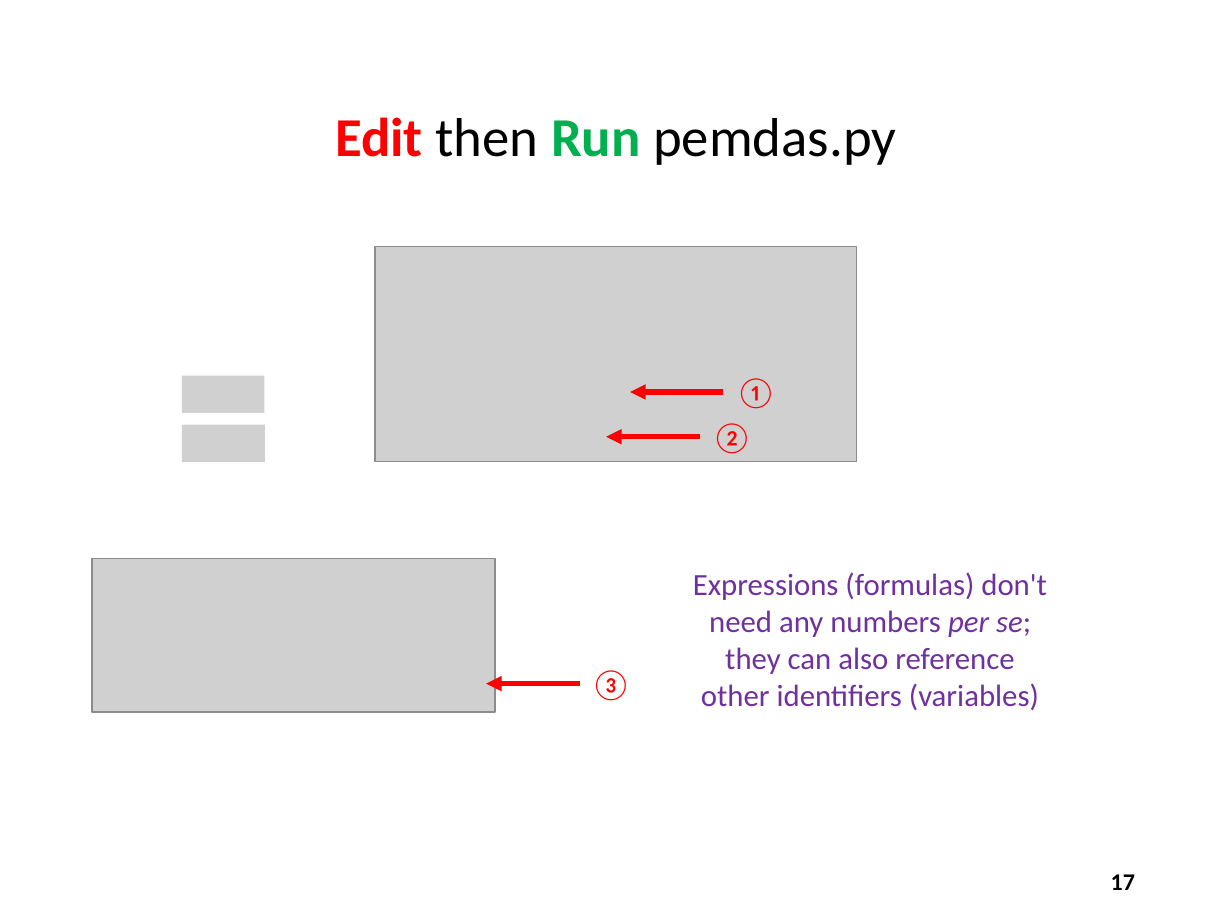
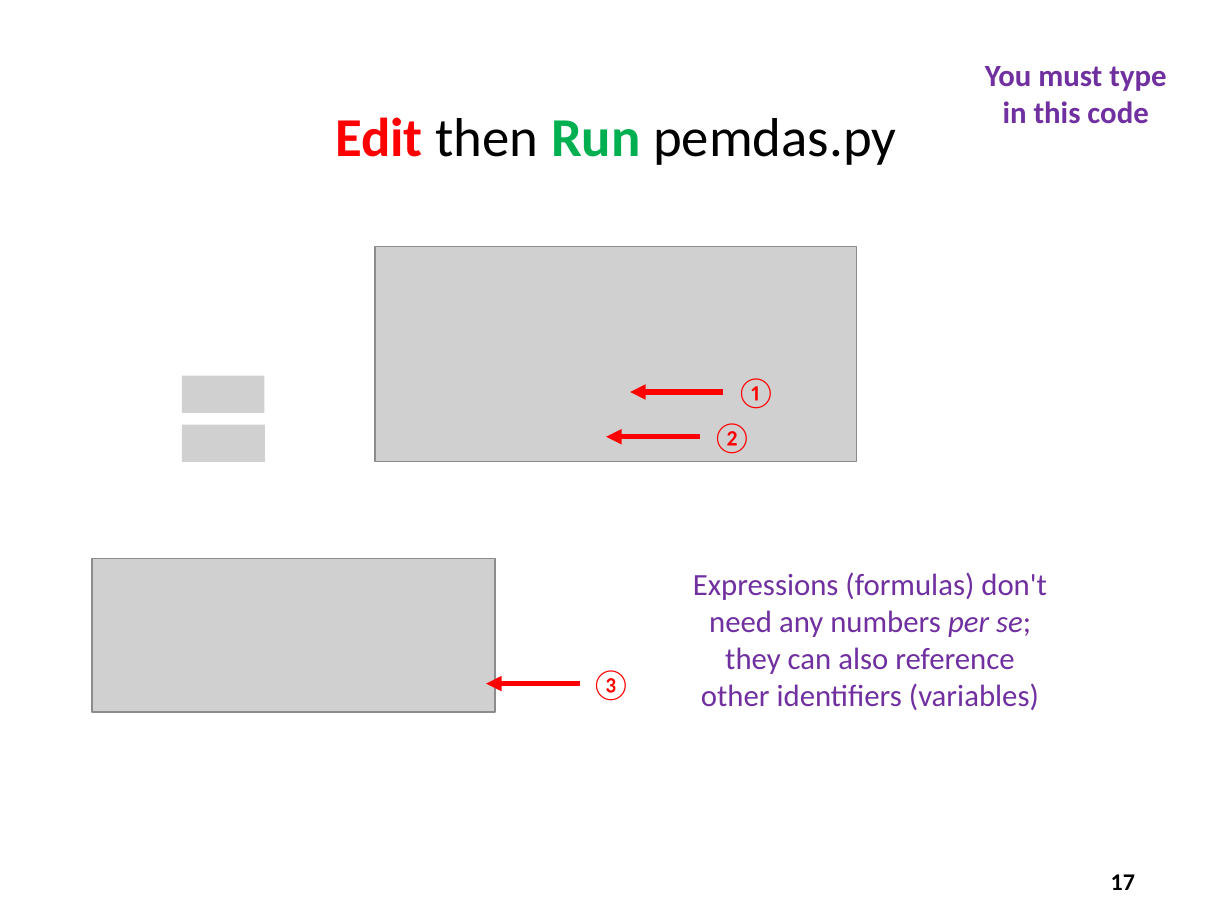
Before and after one commit to dbiersach/scicomp101, a slide deck: slide 17 of Session 02 - Python Fundamentals/Session 02 - Python Fundamentals.pptx. Drawn at 1232x924 pixels with LibreOffice and Linux fonts; fonts in the diff are those of the drawing; grey boxes stand for pictures. Boxes give left, top, right and bottom in pixels: in the first picture for what was removed or moved away, otherwise in the second. Text is boxed around its words. In the diff, an @@ line names an element or a change of style, - is before the commit and + after.

```diff
--- a/Session 02 - Python Fundamentals/Session 02 - Python Fundamentals.pptx
+++ b/Session 02 - Python Fundamentals/Session 02 - Python Fundamentals.pptx
@@ text added at [985,66,1166,124], 18 pt, text #7030A0, bold @@
+You must type in this code
```
Also in this commit, not shown: 12 other slides changed, 1 slide added.
